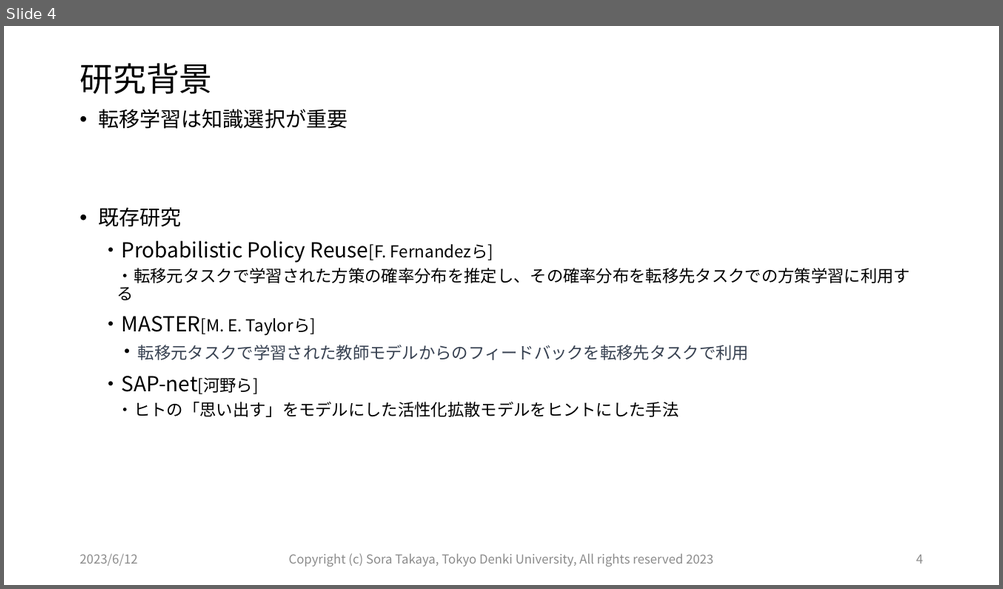
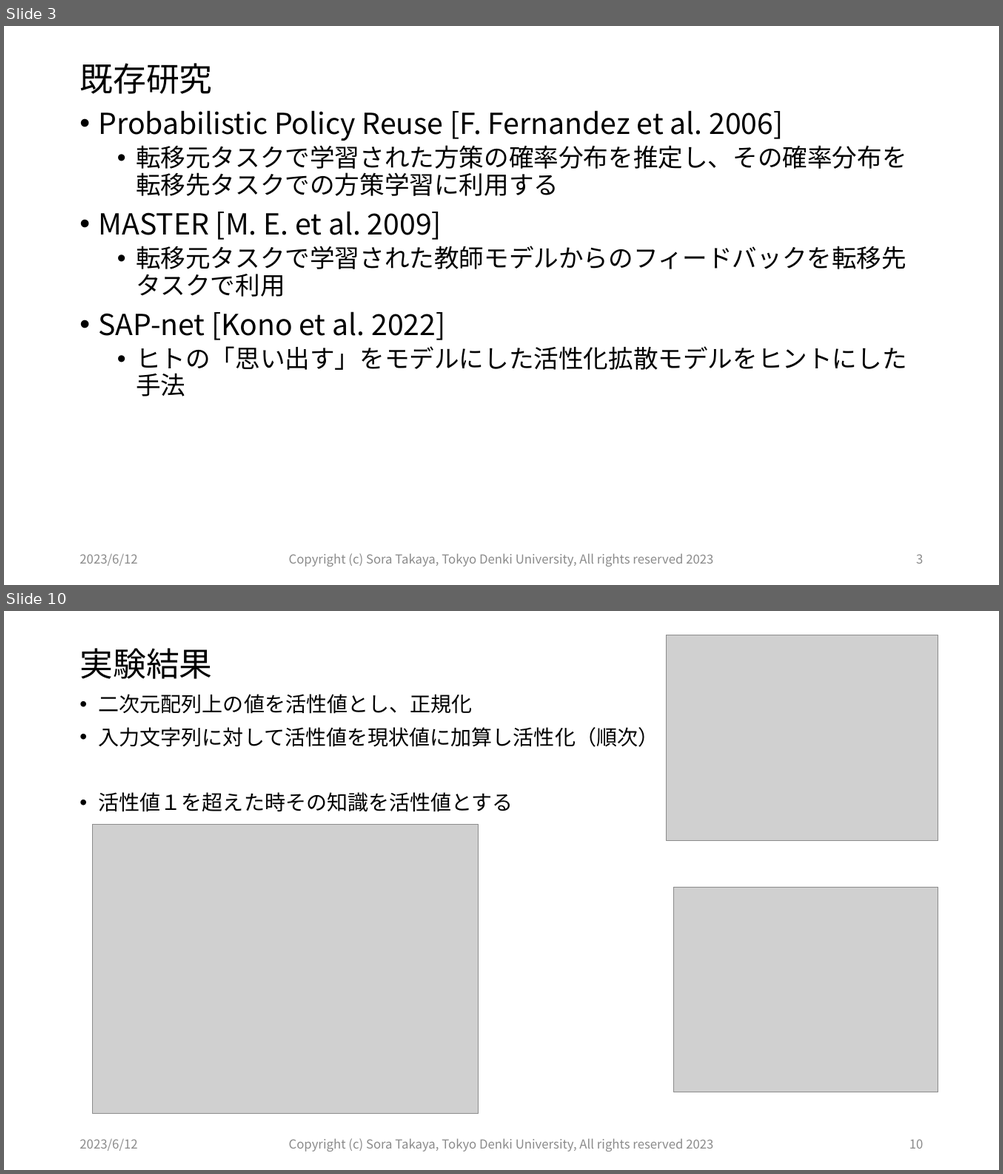
Before and after one commit to Tsora1216/Intelligent_Information_System_Lab, a slide deck: 990_【火】研究会/20230613_01_高矢_研究会/20230613_高矢_研究会.pptx. Shown one above the other, each under a label of ours: slide 4 before the commit, slides 3 and 10 after it; the slides between them are not shown. The pictures are 1003x589 and 1003x1174 pixels, drawn with LibreOffice and Linux fonts; fonts in the diff are those of the drawing; grey boxes stand for pictures. Boxes give left, top, right and bottom in pixels: in the first picture for what was removed or moved away, otherwise in the second. Text is boxed around its words. In the diff, an @@ line names an element or a change of style, - is before the commit and + after.

```diff
--- a/990_【火】研究会/20230613_01_高矢_研究会/20230613_高矢_研究会.pptx
+++ b/990_【火】研究会/20230613_01_高矢_研究会/20230613_高矢_研究会.pptx
@@ slide 10 added at <box>4,611,999,1170</box>, background #FFFFFF @@
@@ title added at <box>79,648,212,679</box>, 32 pt, text #000000 @@
+実験結果
@@ picture added at <box>666,635,938,842</box> @@
@@ text added at <box>99,694,659,812</box>, 20 pt, text #000000 @@
+• 二次元配列上の値を活性値とし、正規化
+• 入力文字列に対して活性値を現状値に加算し活性化（順次）
+• 活性値１を超えた時その知識を活性値とする
@@ picture added at <box>93,825,478,1115</box> @@
@@ picture added at <box>673,887,937,1093</box> @@
@@ text added at <box>79,1139,137,1151</box>, 12 pt, text #8C8C8C @@
+2023/6/12
@@ text added at <box>289,1139,713,1152</box>, 12 pt, text #8C8C8C @@
+Copyright (c) Sora Takaya, Tokyo Denki University, All rights reserved 2023
@@ page number added at <box>909,1139,923,1149</box>, 12 pt, text #8C8C8C @@
+10
@@ what was slide 4 is now slide 3 @@
@@ slide 3 changed as well @@
@@ title at <box>79,63,212,94</box>: text changed @@
-研究背景
+既存研究
@@ text at <box>99,110,907,397</box>: text changed; size 16 to 24 pt @@
-• 転移学習は知識選択が重要
-• 既存研究
-・Probabilistic Policy Reuse[F. Fernandezら]
-  ・転移元タスクで学習された方策の確率分布を推定し、その確率分布を転移先タスクでの方策学習に利用する
-・MASTER[M. E. Taylorら]
-  ・転移元タスクで学習された教師モデルからのフィードバックを転移先タスクで利用
-・SAP-net[河野ら]
-  ・ヒトの「思い出す」をモデルにした活性化拡散モデルをヒントにした手法
+• Probabilistic Policy Reuse [F. Fernandez et al. 2006]
+  • 転移元タスクで学習された方策の確率分布を推定し、その確率分布を転移先タスクでの方策学習に利用する
+• MASTER [M. E. et al. 2009]
+  • 転移元タスクで学習された教師モデルからのフィードバックを転移先タスクで利用
+• SAP-net [Kono et al. 2022]
+  • ヒトの「思い出す」をモデルにした活性化拡散モデルをヒントにした手法
@@ page number at <box>916,554,922,564</box>: text changed @@
-4
+3
```
Also in this commit, not shown: 9 other slides changed, 1 other slide added, 1 slide removed, 17 other files.
